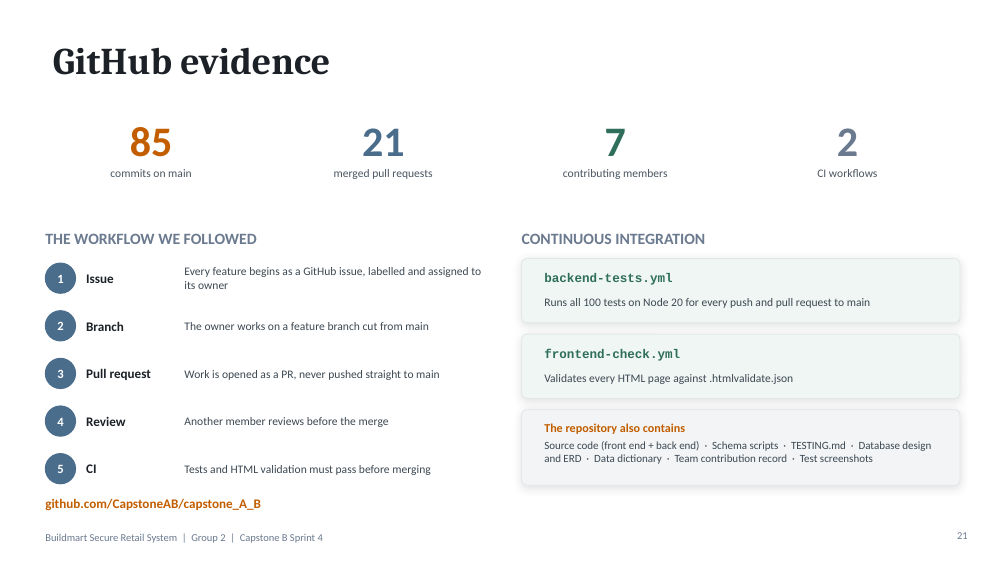
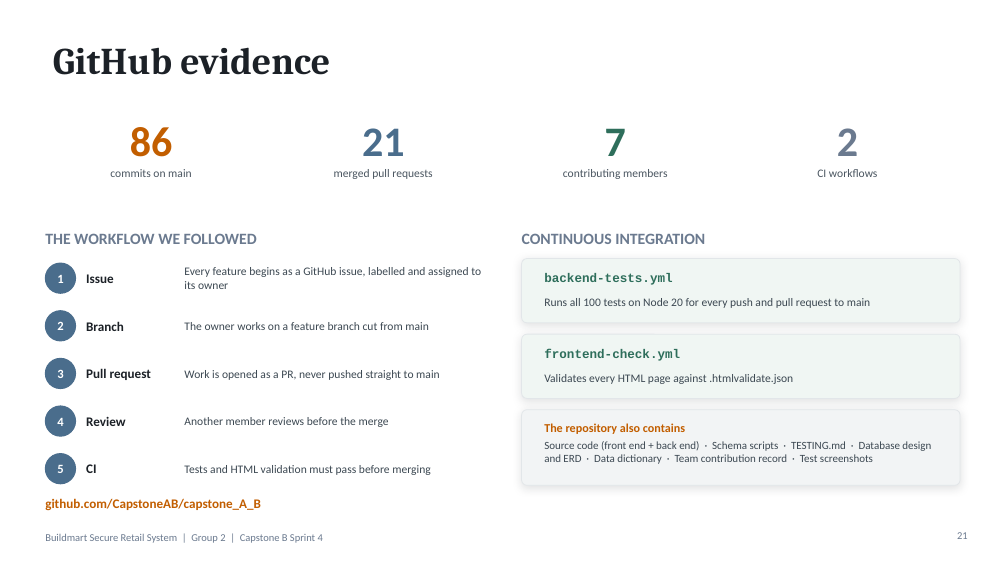
Before and after one commit to CapstoneAB/capstone_A_B, a slide deck: slide 21 of docs/sprint4/presentation/Buildmart-Sprint4-Final-Presentation.pptx. Drawn at 1008x567 pixels with LibreOffice and Linux fonts; fonts in the diff are those of the drawing. Boxes give left, top, right and bottom in pixels: in the first picture for what was removed or moved away, otherwise in the second. Text is boxed around its words. In the diff, an @@ line names an element or a change of style, - is before the commit and + after.

```diff
--- a/docs/sprint4/presentation/Buildmart-Sprint4-Final-Presentation.pptx
+++ b/docs/sprint4/presentation/Buildmart-Sprint4-Final-Presentation.pptx
@@ text at box(130, 127, 173, 157): text changed @@
-85
+86
```
Also in this commit, not shown: 2 other slides changed, 1 other file.
